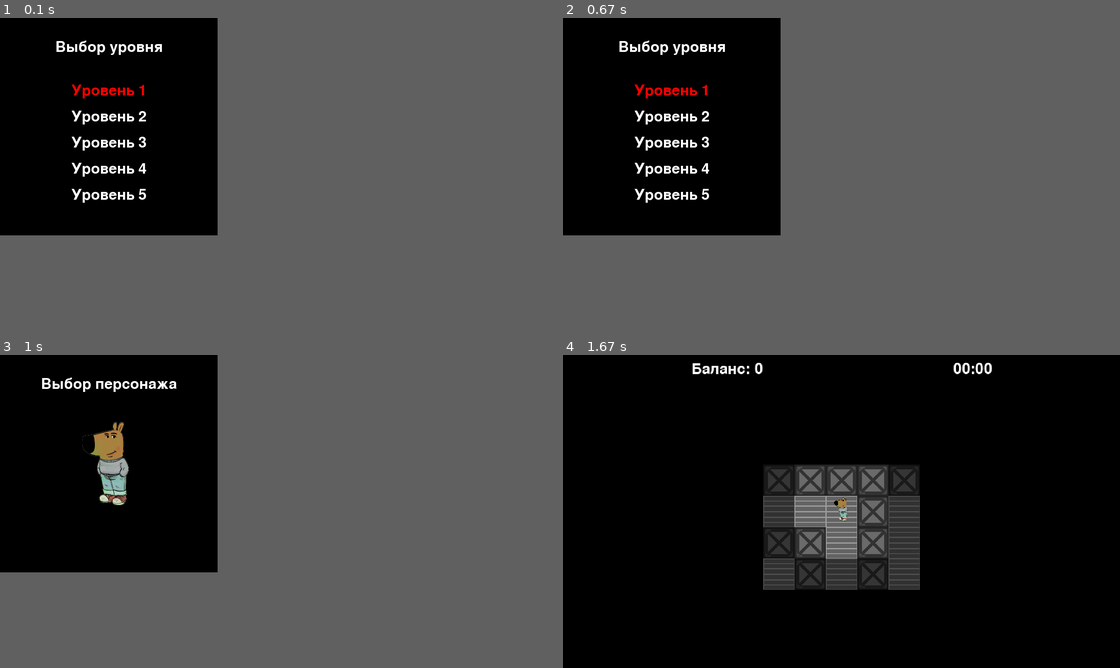
Above: before the commit, frames 1-4 (two rows, left to right).
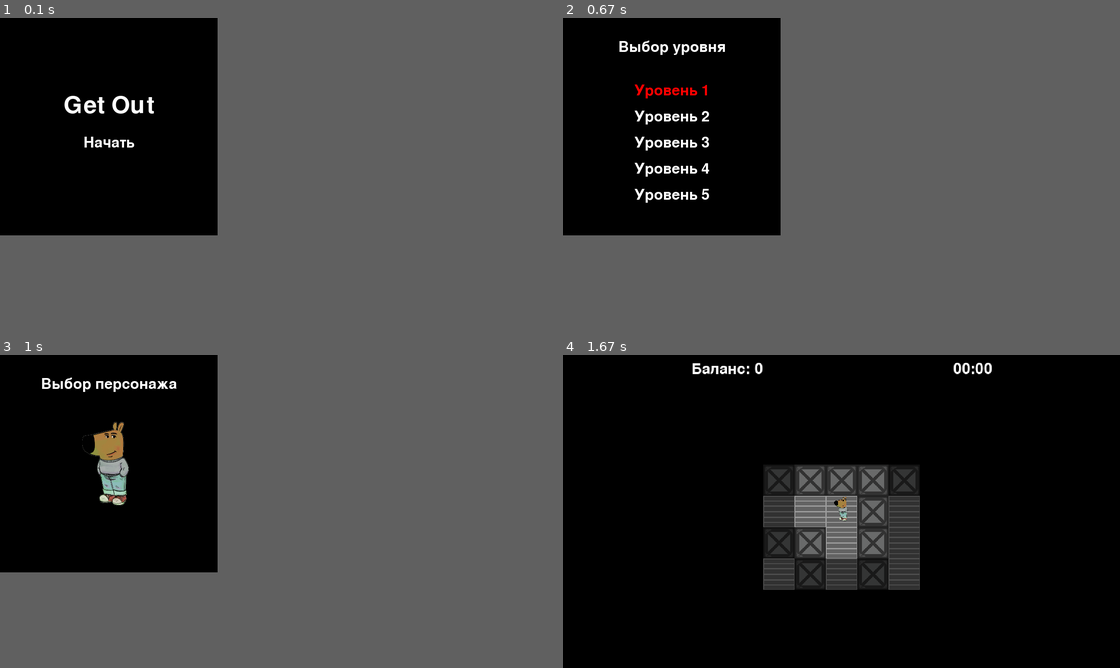
Above: after the commit, the same moments.

Repository: shmlv9/Pygame-Project
Game: pygame game, started from main.py
The game is run twice, just before and just after one commit, with the same random seed, the same clock (stepped at 60 frames per second) and the same inputs.
Inputs (mouse positions are in pixels of both pictures, inside the frame that each line leads up to):
- Up to frame 1 (0.1 s): no input
- Up to frame 2 (0.67 s): click (663, 136) at 0.38 s
- Up to frame 3 (1 s): tap Enter at 0.67 s
- Up to frame 4 (1.67 s): hold Enter 1-1.47 s; hold Right 1-1.47 s; tap F at 1.07, 1.37 s

The runs differ from the first frame. In frame 1, 1.7% of the frame differs, in the area x 10-30%, y 7-60%; in frame 2, nothing differs; in frame 3, nothing differs; in frame 4, nothing differs.

Commit message:
start commit

Diff:
--- a/main.py
+++ b/main.py
@@ -16,6 +16,80 @@
 characters = ["chill-guy.png", "dog_with_apple.png", "nuggets.png", "steve.png", "gopher.png", "elephant.png"]
 current_character = 0
 balance = 0
+
+
+def initial_screen():
+    """
+    Отображает начальный экран с надписью "Get Out" и кнопкой "Начать".
+    Экран масштабируется пропорционально базовому разрешению.
+    При нажатии на кнопку (либо клавишей ENTER, либо кликом мышью) возвращается управление.
+    """
+    global current_width, current_height, is_fullscreen, screen
+
+    # Создаём шрифты для заголовка и кнопки
+    title_font = pygame.font.Font(None, 80)
+    button_font = pygame.font.Font(None, 50)
+
+    # Рендерим текст
+    title_text = title_font.render("Get Out", True, pygame.Color('white'))
+    button_text = button_font.render("Начать", True, pygame.Color('white'))
+
+    # Вычисляем позиции: заголовок чуть выше центра, кнопка – ниже заголовка
+    title_pos = (base_width // 2 - title_text.get_width() // 2, base_height // 2 - title_text.get_height() - 20)
+    button_pos = (base_width // 2 - button_text.get_width() // 2, base_height // 2 + 20)
+    # Для проверки клика определяем прямоугольную область кнопки (в координатах базовой поверхности)
+    button_rect = button_text.get_rect(topleft=button_pos)
+
+    while True:
+        for event in pygame.event.get():
+            if event.type == pygame.QUIT:
+                pygame.quit()
+                sys.exit()
+            elif event.type == pygame.VIDEORESIZE:
+                if not is_fullscreen:
+                    current_width, current_height = event.w, event.h
+                    screen = pygame.display.set_mode((current_width, current_height), pygame.RESIZABLE)
+            elif event.type == pygame.KEYDOWN:
+                if event.key == pygame.K_f:
+                    is_fullscreen = not is_fullscreen
+                    if is_fullscreen:
+                        screen = pygame.display.set_mode((0, 0), pygame.FULLSCREEN)
+                        current_width, current_height = screen.get_size()
+                    else:
+                        screen = pygame.display.set_mode((current_width, current_height), pygame.RESIZABLE)
+                elif event.key == pygame.K_RETURN:
+                    pygame.mixer.music.load('data/sounds/knopka-vyiklyuchatelya1.mp3')
+                    pygame.mixer.music.play()
+                    return  # Переход в меню выбора уровня
+            elif event.type == pygame.MOUSEBUTTONDOWN:
+                if event.button == 1:  # Левая кнопка мыши
+                    # Преобразуем координаты мыши из экранных в координаты базовой поверхности
+                    scale = min(current_width / base_width, current_height / base_height)
+                    scaled_width = int(base_width * scale)
+                    scaled_height = int(base_height * scale)
+                    offset_x = (current_width - scaled_width) // 2
+                    offset_y = (current_height - scaled_height) // 2
+                    rel_x = (event.pos[0] - offset_x) / scale
+                    rel_y = (event.pos[1] - offset_y) / scale
+                    if button_rect.collidepoint(rel_x, rel_y):
+                        pygame.mixer.music.load('data/sounds/knopka-vyiklyuchatelya1.mp3')
+                        pygame.mixer.music.play()
+                        return
+
+        # Отрисовка на базовой поверхности
+        base_surface.fill((0, 0, 0))
+        base_surface.blit(title_text, title_pos)
+        base_surface.blit(button_text, button_pos)
+
+        # Масштабирование базовой поверхности под текущее окно
+        scale = min(current_width / base_width, current_height / base_height)
+        scaled_width = int(base_width * scale)
+        scaled_height = int(base_height * scale)
+        scaled_surface = pygame.transform.scale(base_surface, (scaled_width, scaled_height))
+        screen.fill((0, 0, 0))
+        screen.blit(scaled_surface, ((current_width - scaled_width) // 2, (current_height - scaled_height) // 2))
+        pygame.display.flip()
+        clock.tick(60)
 
 
 def start_screen():
@@ -125,6 +199,7 @@
         pygame.display.flip()
         clock.tick(60)
 
+
 def victory_screen(time_str):
     """
     Отображает окно победы с поздравлением, временем прохождения и подсказкой.
@@ -167,15 +242,16 @@
         time_x = (current_width - time_text.get_width()) // 2
         time_y = current_height // 2 - time_text.get_height() // 2
         hint_x = (current_width - hint_text.get_width()) // 2
-        hint_y = (2 * current_height) // 3 - hint_text.get_height() // 2
-
-        # Отрисовываем окно победы
+        hint_y = (2 * current_width) // 3 - hint_text.get_height() // 2
+
+        # Отрисовка окна победы
         screen.fill((0, 0, 0))
         screen.blit(congrat_text, (congrat_x, congrat_y))
         screen.blit(time_text, (time_x, time_y))
         screen.blit(hint_text, (hint_x, hint_y))
         pygame.display.flip()
         clock.tick(60)
+
 
 # Основной игровой процесс
 def game_loop(level):
@@ -382,6 +458,7 @@
 
 
 # Основная программа
+initial_screen()
 level = start_screen()
 character_selection()
 game_loop(level)
